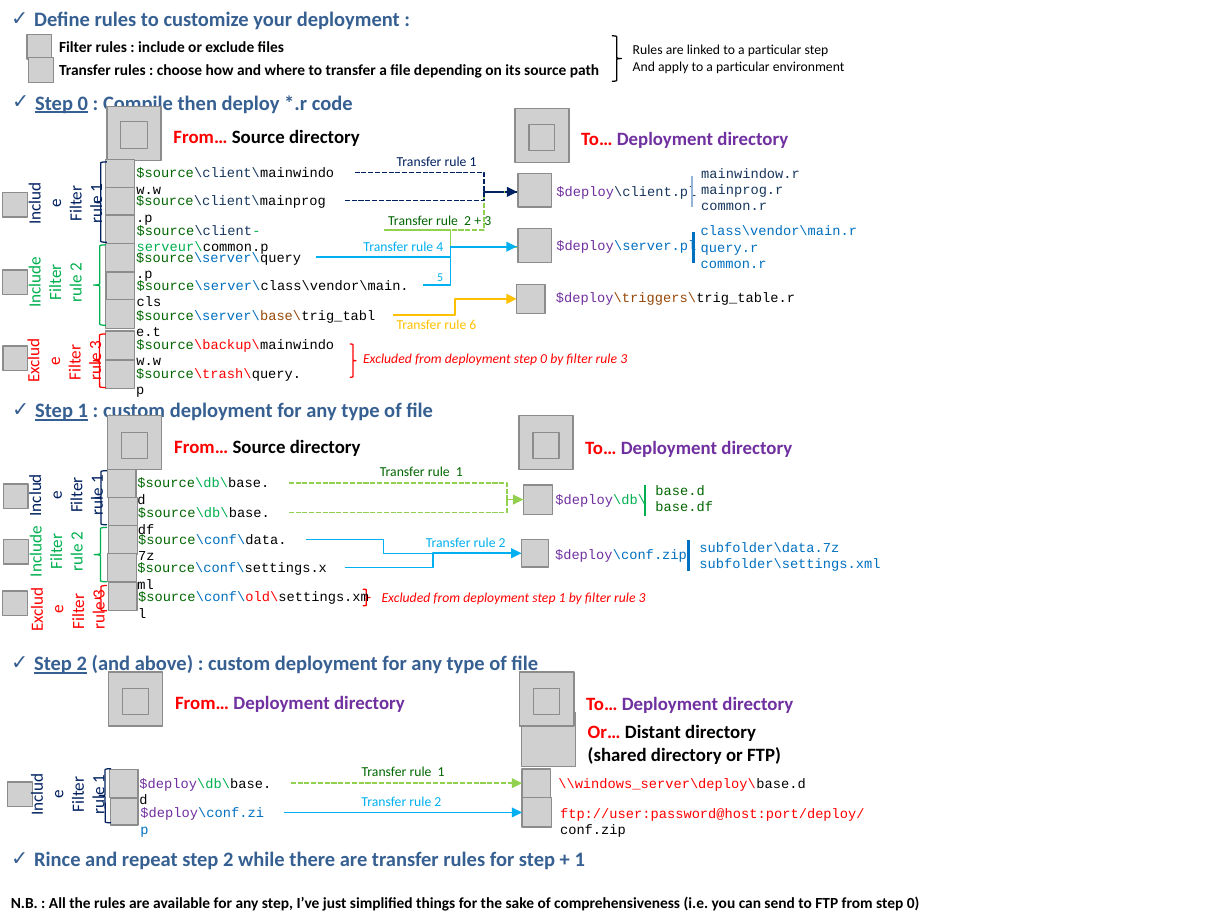
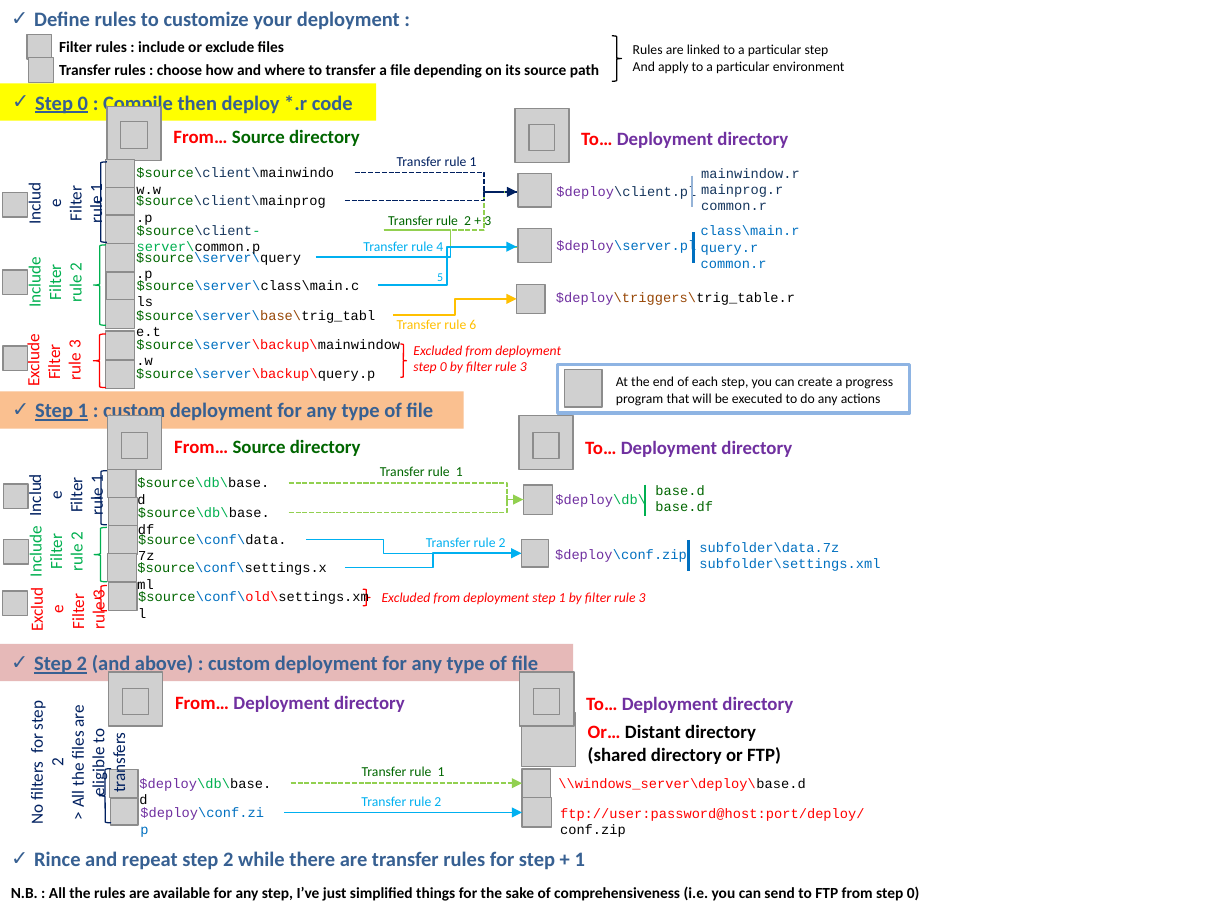
Before and after one commit to massreuy/3P, a slide deck: slide 1 of documents/deployment_schema.pptx. Drawn at 1232x924 pixels with LibreOffice and Linux fonts; fonts in the diff are those of the drawing; grey boxes stand for pictures; background and template pictures are left out. Boxes give left, top, right and bottom in pixels: in the first picture for what was removed or moved away, otherwise in the second. Text is boxed around its words. In the diff, an @@ line names an element or a change of style, - is before the commit and + after.

```diff
--- a/documents/deployment_schema.pptx
+++ b/documents/deployment_schema.pptx
@@ rectangle "Step 0 : Compile then ...": place and size @@
-rectangle "Step 0 : Compile then ..." at (35, 92, 353, 115)
+rectangle "Step 0 : Compile then ..." at (0, 84, 376, 121)
@@ rectangle "Step 0 : Compile then ..." at (0, 84, 376, 121): fill none to #FFFF00 @@
@@ text "From… Source directory" at (173, 129, 360, 146): text colour #000000 to #006600 in "Source directory" @@
@@ text at (137, 225, 261, 256): text changed @@
-$source\client-serveur\common.p
+$source\client-server\common.p
@@ text at (701, 225, 800, 235): text changed @@
-class\vendor\main.r
+class\main.r
@@ elbow arrow moved from (423, 286) - (516, 246) to (377, 286) - (516, 246) @@
@@ text at (137, 280, 360, 291): text changed @@
-$source\server\class\vendor\main.cls
+$source\server\class\main.cls
@@ text "Exclude" rewrapped from (64, 341, 106, 380) to (23, 339, 85, 385) @@
@@ text at (136, 339, 400, 369): text changed @@
-$source\backup\mainwindow.w
+$source\server\backup\mainwindow.w
@@ right brace: place and size @@
-right brace at (350, 344, 356, 377)
+right brace at (400, 344, 407, 377)
@@ text "Excluded from deployment step 0 ..." rewrapped from (363, 353, 627, 366) to (413, 345, 561, 374) @@
@@ text at (136, 368, 375, 381): text changed; text colour #006600 to #FF0000 @@
-$source\trash\query.p
+$source\server\backup\query.p
@@ rectangle added at (558, 365, 910, 413), outline #8EB4E3 2 pt @@
@@ picture added at (564, 370, 602, 408) @@
@@ text added at (616, 376, 893, 406), 8 pt, text #000000 @@
+At the end of each step, you can create a progress program that will be executed to do any actions
@@ rectangle "Step 1 : custom deployment ...": place and size @@
-rectangle "Step 1 : custom deployment ..." at (35, 400, 433, 423)
+rectangle "Step 1 : custom deployment ..." at (0, 392, 463, 429)
@@ rectangle "Step 1 : custom deployment ..." at (0, 392, 463, 429): fill none to #FAC090 @@
@@ text "From… Source directory" at (174, 439, 361, 456): text colour #000000 to #006600 in "Source directory" @@
@@ rectangle "Step 2 (and above) : ...": place and size @@
-rectangle "Step 2 (and above) : ..." at (34, 653, 538, 676)
+rectangle "Step 2 (and above) : ..." at (0, 644, 573, 681)
@@ rectangle "Step 2 (and above) : ..." at (0, 644, 573, 681): fill none to #E6B9B8 @@
@@ text at (26, 703, 109, 823): text changed @@
-Include
-Filter rule 1
+No filters for step 2
+> All the files are eligible to transfers
@@ picture removed at (7, 782, 32, 807) @@
@@ text "N.B. : All the rules ...": place and size @@
-text "N.B. : All the rules ..." at (11, 896, 920, 911)
+text "N.B. : All the rules ..." at (11, 886, 920, 901)
```
Also in this commit, not shown: 1 slide removed, 15 other files.
